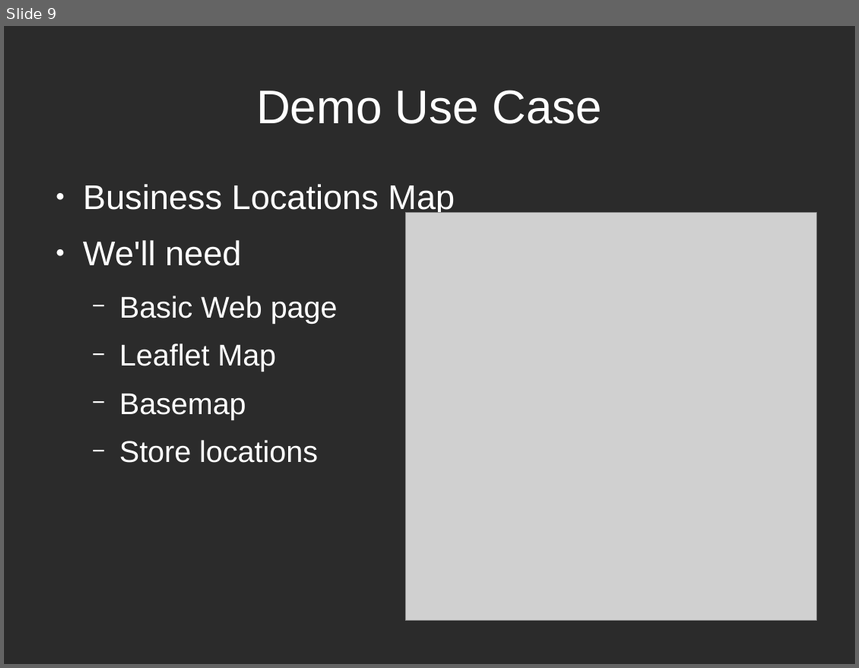
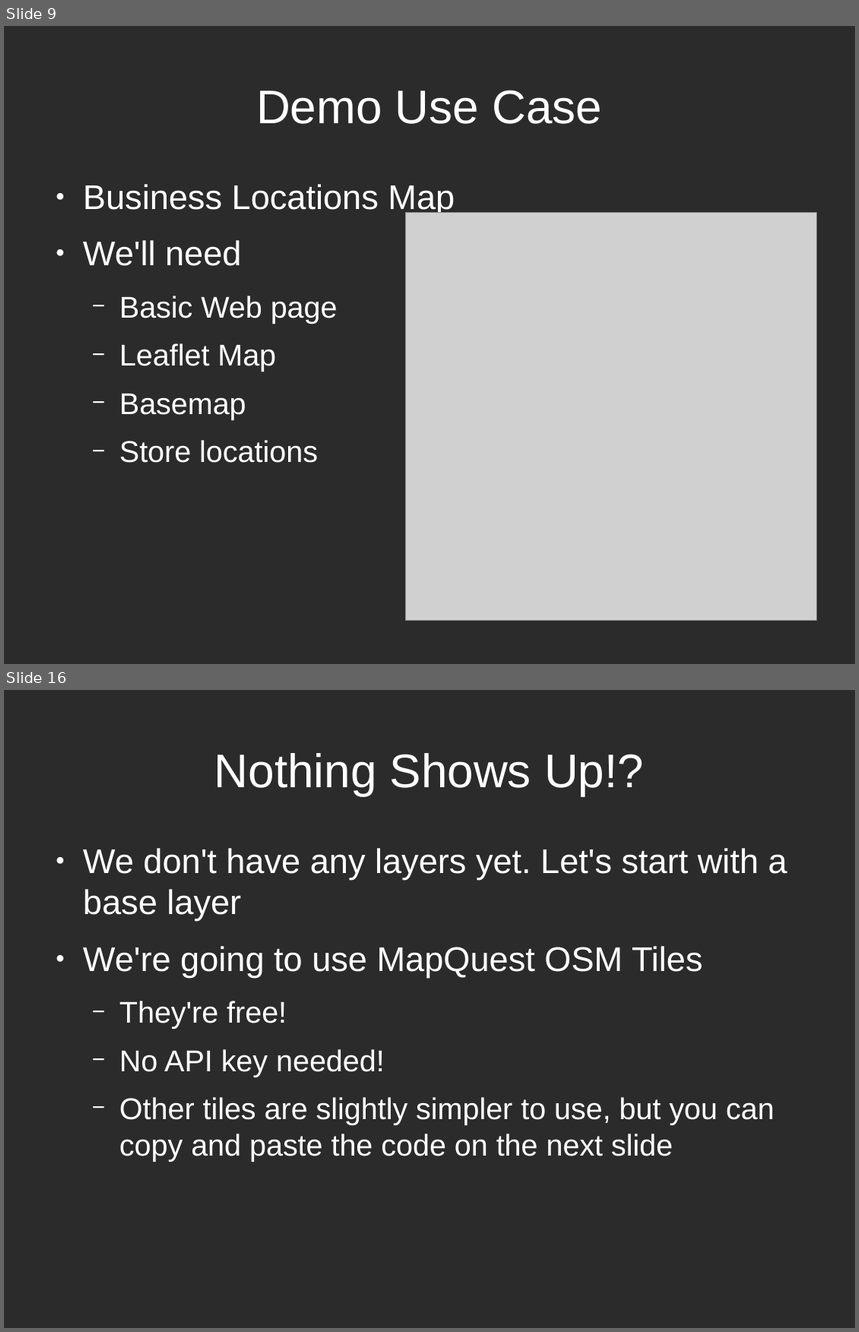
Before and after one commit to stuporglue/leaflet-crash-course, a slide deck: Presentation.odp. Shown one above the other, each under a label of ours: slide 9 before the commit, slides 9 and 16 after it; the slides between them are not shown. The pictures are 859x668 and 859x1332 pixels, drawn with LibreOffice and Linux fonts; fonts in the diff are those of the drawing; grey boxes stand for pictures; background and template pictures are left out; a plain dark background stands for a picture behind light text. Boxes give left, top, right and bottom in pixels: in the first picture for what was removed or moved away, otherwise in the second. Text is boxed around its words. In the diff, an @@ line names an element or a change of style, - is before the commit and + after.

```diff
--- a/Presentation.odp
+++ b/Presentation.odp
@@ slide 16 added at (4,690,855,1328), background picture (left out) @@
@@ title added at (215,753,644,796), 44 pt, text #FFFFFF @@
+Nothing Shows Up!?
@@ text added at (83,848,788,1161), 28 pt, text #FFFFFF @@
+● We don't have any layers yet. Let's start with a base layer
+● We're going to use MapQuest OSM Tiles
+  − They're free!
+  − No API key needed!
+  − Other tiles are slightly simpler to use, but you can copy and paste the code on the next slide
```
Also in this commit, not shown: 2 slides changed, 21 other slides added, 1 slide removed.
